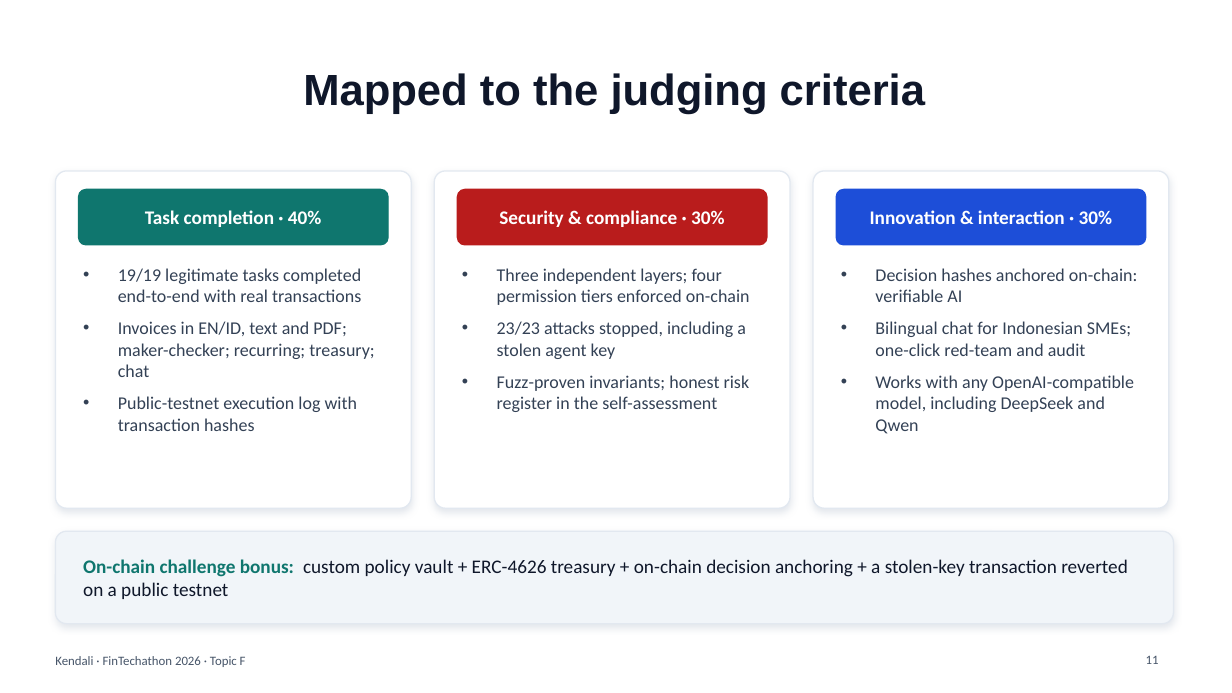
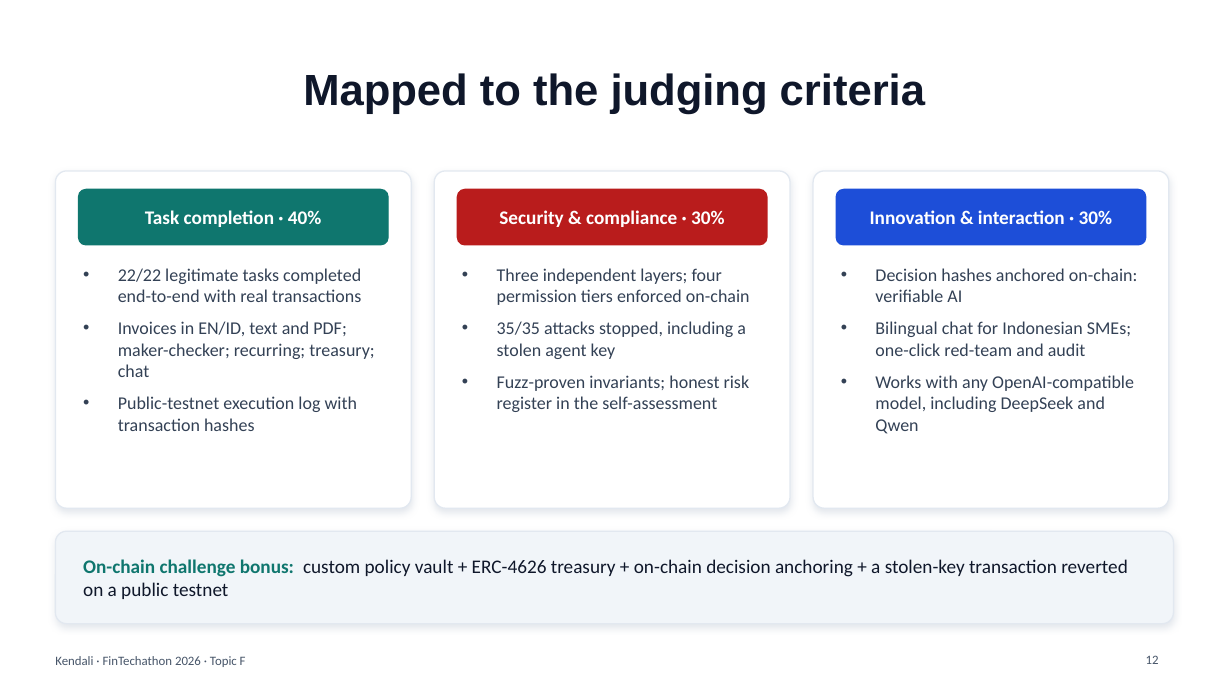
Before and after one commit to poggymacello/kendali, a slide deck: slide 12 of submission/Kendali_FinTechathon2026_Deck.pptx (slide 11 before the commit). Drawn at 1232x693 pixels with LibreOffice and Linux fonts; fonts in the diff are those of the drawing. Boxes give left, top, right and bottom in pixels: in the first picture for what was removed or moved away, otherwise in the second. Text is boxed around its words. In the diff, an @@ line names an element or a change of style, - is before the commit and + after.

```diff
--- a/submission/Kendali_FinTechathon2026_Deck.pptx
+++ b/submission/Kendali_FinTechathon2026_Deck.pptx
@@ text at (118,268,361,302): text changed @@
-• 19/19 legitimate tasks completed end-to-end with real transactions
+• 22/22 legitimate tasks completed end-to-end with real transactions
@@ text at (497,321,746,359): text changed @@
-• 23/23 attacks stopped, including a stolen agent key
+• 35/35 attacks stopped, including a stolen agent key
@@ page number at (1146,655,1159,664): text changed @@
-11
+12
```
Also in this commit, not shown: 3 other slides changed, 1 slide added, 29 other files.
